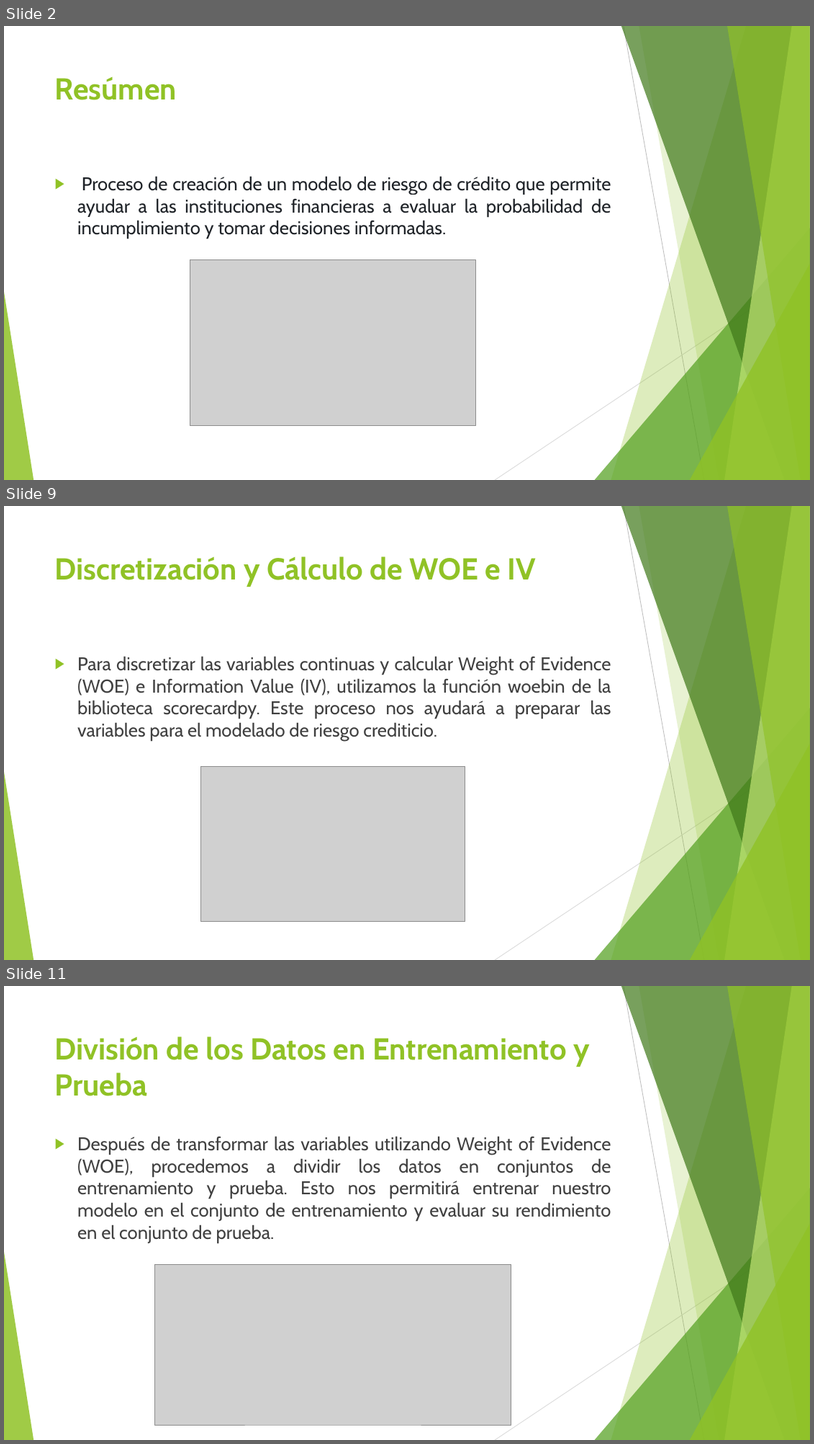
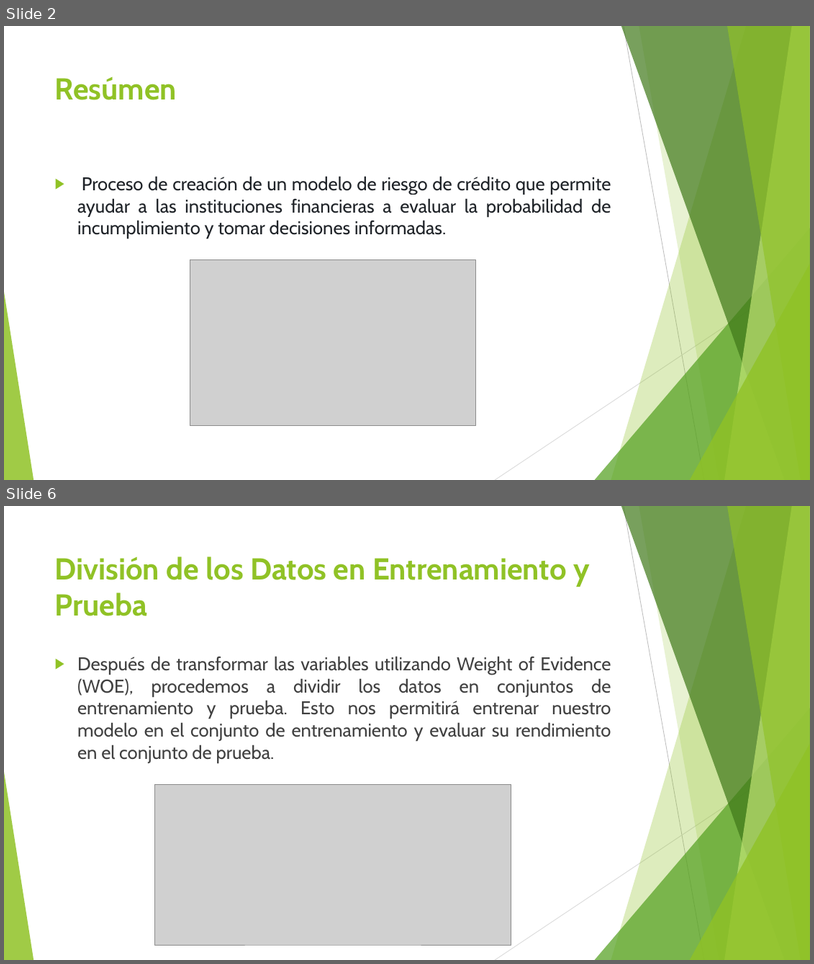
Before and after one commit to OscarSantosMu/azure-ml-projects, a slide deck: projects/RiskAnalyzers_project/presentation/riskanalyzers_presentacion.pptx. Shown one above the other, each under a label of ours: slides 2, 9 and 11 before the commit, slides 2 and 6 after it; the slides between them are not shown. The pictures are 814x1444 and 814x964 pixels, drawn with LibreOffice and Linux fonts; fonts in the diff are those of the drawing; grey boxes stand for pictures. Boxes give left, top, right and bottom in pixels: in the first picture for what was removed or moved away, otherwise in the second. Text is boxed around its words. In the diff, an @@ line names an element or a change of style, - is before the commit and + after.

```diff
--- a/projects/RiskAnalyzers_project/presentation/riskanalyzers_presentacion.pptx
+++ b/projects/RiskAnalyzers_project/presentation/riskanalyzers_presentacion.pptx
@@ slide 9 removed at [4, 506, 810, 960], background #FFFFFF; not listed: 10 template elements that a slide beside it also shows @@
@@ title removed at [55, 556, 536, 587] @@
-Discretización y Cálculo de WOE e IV
@@ text removed at [77, 656, 612, 741] @@
-▶ Para discretizar las variables continuas y calcular Weight of Evidence (WOE) e Information Value (IV), utilizamos la función woebin de la biblioteca scorecardpy. Este proceso nos ayudará a preparar las variables para el modelado de riesgo crediticio.
@@ picture removed at [201, 767, 466, 921] @@
@@ what was slide 11 is now slide 6 @@
```
Also in this commit, not shown: 3 slides changed, 1 slide added, 5 other slides removed.
